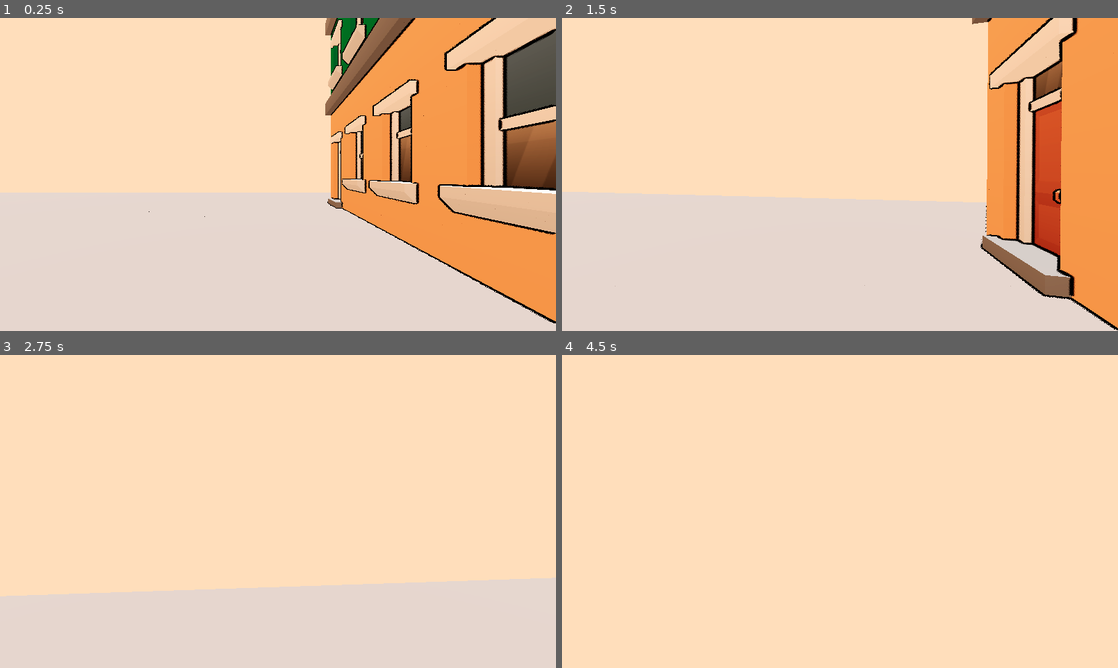
Above: before the commit, frames 1-4 (two rows, left to right).
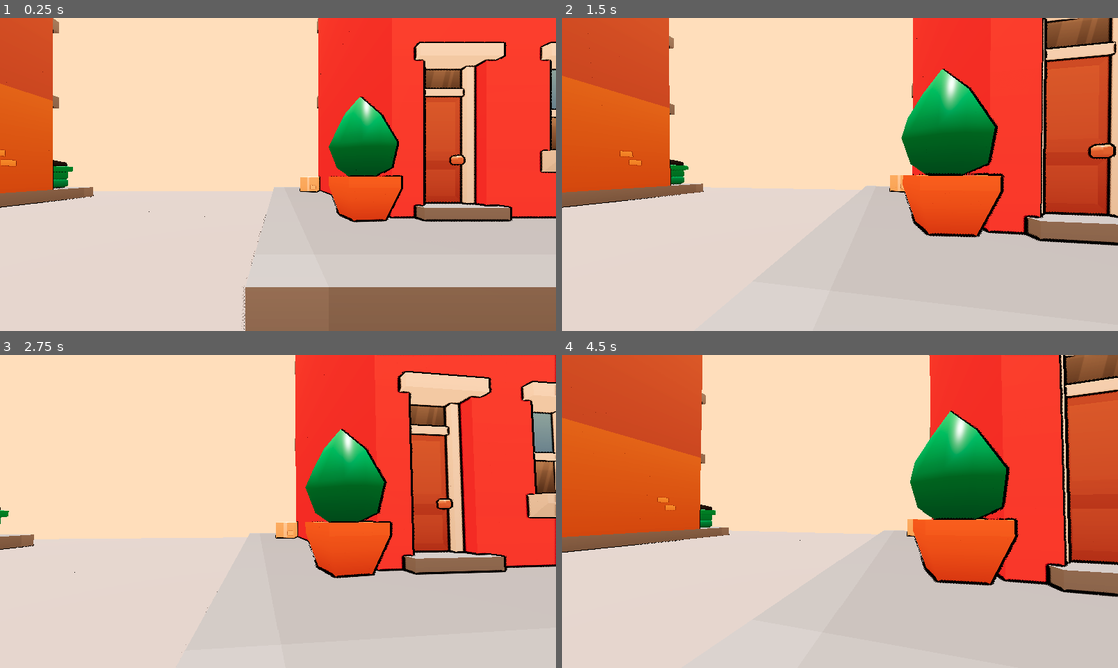
Above: after the commit, the same moments.

Repository: will-csc/UrbanDrive3D
Game: Godot game, scene res://scences/main.tscn
Two runs of this game, one before a commit and one after it. Both use one fixed random seed, a clock stepped at 60 frames per second and the inputs below.
Inputs (mouse positions are in pixels of both pictures, inside the frame that each line leads up to):
- Up to frame 1 (0.25 s): no input
- Up to frame 2 (1.5 s): tap Enter at 0.5 s; move the mouse to (867, 174) at 0.52 s; hold W (move_forward) from 0.53 s (still down); tap F (interact) at 0.6 s; tap Space (jump) at 0.77 s; move the mouse to (812, 174) at 1.27 s; tap Shift (sprint) at 1.35 s
- Up to frame 3 (2.75 s): keep holding W (move_forward); tap Space (jump) at 1.52 s; move the mouse to (289, 505) at 2.02 s; tap F (interact) at 2.1 s
- Up to frame 4 (4.5 s): keep holding W (move_forward); move the mouse to (834, 517) at 2.77 s; tap Shift (sprint) at 2.85, 4.35 s; tap Space (jump) at 3.02, 3.77 s; move the mouse to (878, 514) at 3.52 s; tap F (interact) at 3.6 s; move the mouse to (795, 508) at 4.27 s

The runs differ from the first frame. In frame 1, 49% of the frame differs, in the area x 0-100%, y 0-100%; in frame 2, 50%; in frame 3, 49%; in frame 4, 77%.

Commit message:
Criando cidade

Diff:
--- a/scences/main.tscn
+++ b/scences/main.tscn
@@ -2,18 +2,9 @@
 
 [ext_resource type="PackedScene" uid="uid://daqscwmgqw7w4" path="res://addons/Basic CharacterBody3D/Player.tscn" id="1_i2nf4"]
 [ext_resource type="PackedScene" uid="uid://88vldidtb8gy" path="res://addons/kaykit_city_builder_bits/Assets/gltf/car_sedan.gltf" id="2_am3uj"]
-[ext_resource type="PackedScene" uid="uid://b6sd883lj1b1m" path="res://addons/kaykit_city_builder_bits/Assets/gltf/building_C.gltf" id="3_41s58"]
-[ext_resource type="PackedScene" uid="uid://b78d3tdemxfs1" path="res://addons/kaykit_city_builder_bits/Assets/gltf/building_G_withoutBase.gltf" id="4_634n3"]
-[ext_resource type="PackedScene" uid="uid://dr6tdnjmjyhy8" path="res://addons/kaykit_city_builder_bits/Assets/gltf/building_D_withoutBase.gltf" id="4_cfdqf"]
+[ext_resource type="Script" uid="uid://cgbx7d4fgsn8u" path="res://scripts/city_generator.gd" id="5_41s58"]
 [ext_resource type="Script" uid="uid://bogsy02xd1gq0" path="res://scripts/car_base.gd" id="5_cfdqf"]
-[ext_resource type="PackedScene" uid="uid://cmaejd7dauydn" path="res://addons/kaykit_city_builder_bits/Assets/gltf/building_F.gltf" id="5_nwhyr"]
-[ext_resource type="PackedScene" uid="uid://ddsme03o3bffc" path="res://addons/kaykit_city_builder_bits/Assets/gltf/box_A.gltf" id="5_sw510"]
-[ext_resource type="PackedScene" uid="uid://c2kjw0qv2f5qi" path="res://addons/kaykit_city_builder_bits/Assets/gltf/box_B.gltf" id="6_pwmbk"]
 [ext_resource type="Script" uid="uid://c7by6l6685uqg" path="res://scripts/car_camera_3d.gd" id="7_nwhyr"]
-[ext_resource type="PackedScene" uid="uid://but8e4yqepyhh" path="res://addons/kaykit_city_builder_bits/Assets/gltf/building_B.gltf" id="7_veyyo"]
-[ext_resource type="PackedScene" uid="uid://b47gy2uxvaeg3" path="res://addons/kaykit_city_builder_bits/Assets/gltf/building_B_withoutBase.gltf" id="8_8thtw"]
-[ext_resource type="PackedScene" uid="uid://cy4lbh8ivgrkw" path="res://addons/kaykit_city_builder_bits/Assets/gltf/bush.gltf" id="9_wrj0c"]
-[ext_resource type="PackedScene" uid="uid://vwgsbiqf5xlf" path="res://addons/kaykit_city_builder_bits/Assets/gltf/dumpster.gltf" id="14_shnhm"]
 
 [sub_resource type="Environment" id="Environment_41s58"]
 background_mode = 1
@@ -39,65 +30,31 @@
 [node name="WorldEnvironment" type="WorldEnvironment" parent="." unique_id=1924684670]
 environment = SubResource("Environment_41s58")
 
+[node name="Things" type="Node3D" parent="." unique_id=1608120810]
+
 [node name="Builds" type="Node3D" parent="." unique_id=2031831063]
-
-[node name="building_C2" parent="Builds" unique_id=141046167 instance=ExtResource("3_41s58")]
-transform = Transform3D(0.010279741, 0, -0.99994713, 0, 1, 0, 0.99994713, 0, 0.010279741, 4.7239695, 0, -5.89966)
-
-[node name="building_D_withoutBase2" parent="Builds" unique_id=2014159200 instance=ExtResource("4_cfdqf")]
-transform = Transform3D(-0.010279864, 0, -0.99994725, 0, 1, 0, 0.99994725, 0, -0.010279864, 4.478859, 0, -10.600616)
-
-[node name="building_F2" parent="Builds" unique_id=1233722744 instance=ExtResource("5_nwhyr")]
-transform = Transform3D(-0.0033510402, 0, -0.99999446, 0, 1, 0, 0.99999446, 0, -0.0033510402, 4.6610513, 0, -8.279129)
-
-[node name="building_G_withoutBase2" parent="Builds" unique_id=1203991551 instance=ExtResource("4_634n3")]
-transform = Transform3D(0.0029496476, 0, -0.99999565, 0, 1, 0, 0.99999565, 0, 0.0029496476, 4.4282417, 2.3841858e-07, -2.7792273)
-
-[node name="box_A2" parent="Builds" unique_id=689714303 instance=ExtResource("5_sw510")]
-transform = Transform3D(1, 0, 0, 0, 1, 0, 0, 0, 1, 4.5079145, -0.0033794418, -3.917286)
-
-[node name="box_B2" parent="Builds" unique_id=458551773 instance=ExtResource("6_pwmbk")]
-transform = Transform3D(1, 0, 0, 0, 1, 0, 0, 0, 1, 4.284403, 1.3620317e-07, -3.9003372)
 
 [node name="Ground" type="StaticBody3D" parent="." unique_id=1069808047]
 
 [node name="GroundMesh" type="MeshInstance3D" parent="Ground" unique_id=737346791]
-transform = Transform3D(5, 0, 0, 0, 0.1, 0, 0, 0, 8.13, 0.83903813, 0.06700325, -4.5480814)
+transform = Transform3D(30, 0, 0, 0, 0.103, 0, 0, 0, 6, 0.83903813, 0.06700325, -4.5480814)
 mesh = SubResource("PlaneMesh_nx17a")
 
 [node name="CollisionShape3D" type="CollisionShape3D" parent="Ground" unique_id=1586369250]
 transform = Transform3D(0.58, 0, 0, 0, 1.95, 0, 0, 0, 1.025, 0, 0, 0)
 shape = SubResource("WorldBoundaryShape3D_i2nf4")
 
-[node name="box_A2" parent="Ground" unique_id=149500646 instance=ExtResource("5_sw510")]
-transform = Transform3D(1, 0, 0, 0, 1, 0, 0, 0, 1, 4.7394686, 2.2351742e-08, -3.9182768)
-
-[node name="box_B2" parent="Ground" unique_id=1701133455 instance=ExtResource("6_pwmbk")]
-transform = Transform3D(1, 0, 0, 0, 1, 0, 0, 0, 1, 4.3242826, 1.6993885e-08, -4.106706)
-
-[node name="building_B2" parent="Ground" unique_id=44825977 instance=ExtResource("7_veyyo")]
-transform = Transform3D(-0.999764, 0, -0.021727562, 0, 1, 0, 0.021727562, 0, -0.999764, 2.6356378, 0, 2.4951668)
-
-[node name="building_B_withoutBase2" parent="Ground" unique_id=1998276516 instance=ExtResource("8_8thtw")]
-transform = Transform3D(0.022512874, 0, -0.99974656, 0, 1, 0, 0.99974656, 0, 0.022512874, 4.698178, -2.3841858e-07, -0.46084118)
-
-[node name="bush2" parent="Ground" unique_id=820384024 instance=ExtResource("9_wrj0c")]
-transform = Transform3D(1, 0, 0, 0, 1, 0, 0, 0, 1, 3.9123678, 0, 0.31585395)
-
-[node name="bush3" parent="Ground" unique_id=1210033049 instance=ExtResource("9_wrj0c")]
-transform = Transform3D(1, 0, 0, 0, 1, 0, 0, 0, 1, 3.5406926, -1.1920929e-07, 1.2781993)
-
 [node name="DirectionalLight3D" type="DirectionalLight3D" parent="." unique_id=1746570207]
 transform = Transform3D(1, 0, 0, 0, 0.035353065, 0.99937487, 0, -0.99937487, 0.035353065, 0, 5.9860716, 0.015313745)
 
 [node name="Player" parent="." unique_id=855109756 instance=ExtResource("1_i2nf4")]
-transform = Transform3D(0.25, 0, 0, 0, 0.25, 0, 0, 0, 0.25, 3.4268157, 0.28937888, -9.624577)
+transform = Transform3D(0.25, 0, 0, 0, 0.25, 0, 0, 0, 0.25, 3.4268157, 0.28937888, -7.228441)
 walk_speed = 1.0
 sprint_speed = 2.0
 jump_force = 2.0
 
 [node name="CarBase" type="CharacterBody3D" parent="." unique_id=973123124 node_paths=PackedStringArray("camera_carro", "area_interacao", "jogador")]
-transform = Transform3D(-0.027816923, 0, 0.99961305, 0, 1, 0, -0.99961305, 0, -0.027816923, -3.1778474, 0.13211727, -8.746479)
+transform = Transform3D(-0.027816923, 0, 0.99961305, 0, 1, 0, -0.99961305, 0, -0.027816923, -3.1778474, 0.13211727, -5.081211)
 script = ExtResource("5_cfdqf")
 camera_carro = NodePath("CameraPivot/Camera3D")
 area_interacao = NodePath("Area3D")
@@ -121,8 +78,9 @@
 transform = Transform3D(-0.9999995, 0, -0.0009774286, -0.00038713447, 0.91821843, 0.39607424, 0.000897493, 0.3960744, -0.918218, 0.004059285, 0.6424273, -0.9914248)
 script = ExtResource("7_nwhyr")
 
-[node name="dumpster2" parent="." unique_id=6478034 instance=ExtResource("14_shnhm")]
-transform = Transform3D(0.99045664, 0, 0.1378249, 0, 1, 0, -0.1378249, 0, 0.99045664, 5.2588825, 0.07003236, 1.5449117)
+[node name="CityGenerator" type="Node3D" parent="." unique_id=705636096]
+transform = Transform3D(1, 0, 0, 0, 1, 0, 0, 0, 1, -27.612167, 0, -4.4739237)
+script = ExtResource("5_41s58")
 
 [connection signal="body_entered" from="CarBase/Area3D" to="CarBase" method="_on_area_3d_body_entered"]
 [connection signal="body_exited" from="CarBase/Area3D" to="CarBase" method="_on_area_3d_body_exited"]
--- /dev/null
+++ b/scripts/city_generator.gd
@@ -0,0 +1,70 @@
+extends Node3D
+
+var predios = [
+	preload("res://addons/kaykit_city_builder_bits/Assets/gltf/building_A.gltf"),
+	preload("res://addons/kaykit_city_builder_bits/Assets/gltf/building_B.gltf"),
+	preload("res://addons/kaykit_city_builder_bits/Assets/gltf/building_C.gltf"),
+	preload("res://addons/kaykit_city_builder_bits/Assets/gltf/building_E.gltf"),
+	preload("res://addons/kaykit_city_builder_bits/Assets/gltf/building_F.gltf"),
+	preload("res://addons/kaykit_city_builder_bits/Assets/gltf/building_G.gltf")
+]
+
+var estrada = preload("res://addons/kaykit_city_builder_bits/Assets/gltf/road_straight.gltf")
+var semaforo = preload("res://addons/kaykit_city_builder_bits/Assets/gltf/trafficlight_A.gltf")
+var poste = preload("res://addons/kaykit_city_builder_bits/Assets/gltf/streetlight.gltf")
+
+@export var tamanho_cidade := 40
+@export var espacamento := 4
+
+func _ready():
+	randomize()
+	gerar_estrada()
+	gerar_cidade()
+
+func gerar_cidade():
+
+	for x in range(0, tamanho_cidade, espacamento):
+
+		criar_predio(Vector3(x, 0.1, -4), 0)
+
+		criar_predio(Vector3(x, 0.1, 4), 180)
+
+func criar_predio(pos, rot_y):
+
+	var cena = predios.pick_random()
+	var predio = cena.instantiate()
+
+	add_child(predio)
+
+	predio.position = pos
+	predio.rotation_degrees.y = rot_y
+
+	var body = StaticBody3D.new()
+
+	var collision = CollisionShape3D.new()
+
+	var shape = BoxShape3D.new()
+
+	# tamanho da colisão
+	shape.size = Vector3(2, 8, 2)
+
+	collision.shape = shape
+
+	body.add_child(collision)
+
+	# altura da colisão
+	body.position.y = 4
+
+	predio.add_child(body)
+
+func gerar_estrada():
+
+	for x in range(0, tamanho_cidade, 2):
+
+		var rua = estrada.instantiate()
+
+		add_child(rua)
+
+		rua.position = Vector3(x, 0, 0)
+
+		rua.rotation_degrees.y = 90
Not shown, added: scripts/city_generator.gd.uid
